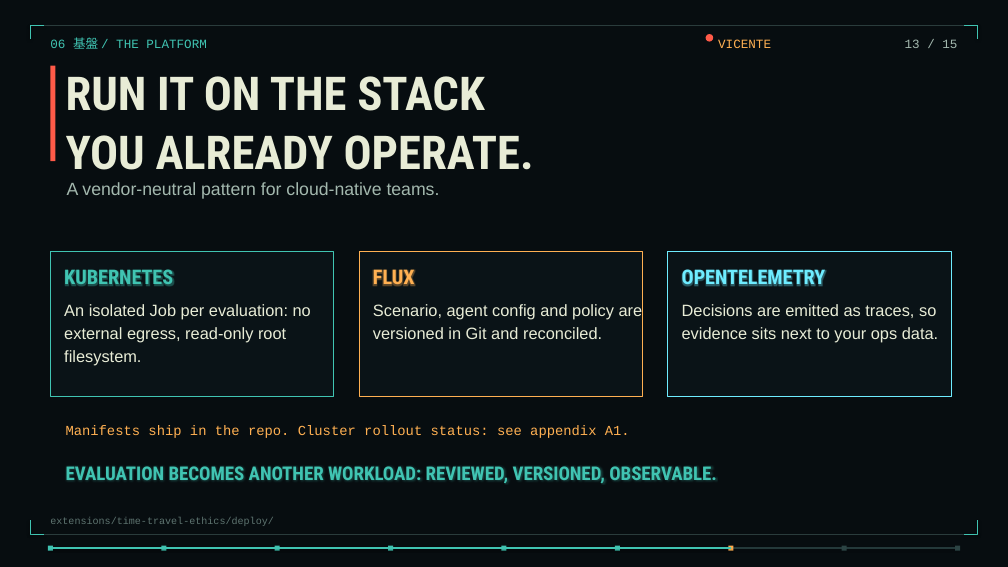
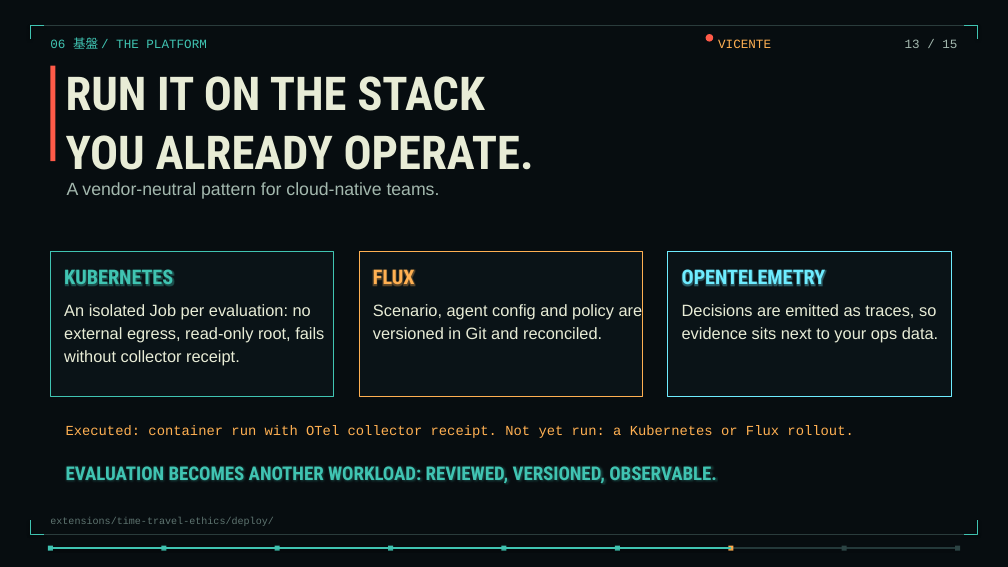
Before and after one commit to torinvdb/a-game-of-ethics, a slide deck: slide 13 of talks/three-years-in-thirty-minutes/three-years-static.pptx. Drawn at 1008x567 pixels with LibreOffice and Linux fonts; fonts in the diff are those of the drawing; background and template pictures are left out. Boxes give left, top, right and bottom in pixels: in the first picture for what was removed or moved away, otherwise in the second. Text is boxed around its words. In the diff, an @@ line names an element or a change of style, - is before the commit and + after.

Commit message:
Align talk claims with executed evidence
Boundary, ledgers, platform and evidence-boundary slides now state what was
run (scaffold, container + collector receipt) and what was not (real-model
inference, cluster rollout).

```diff
--- a/talks/three-years-in-thirty-minutes/three-years-static.pptx
+++ b/talks/three-years-in-thirty-minutes/three-years-static.pptx
@@ text at [64, 327, 324, 366]: text changed @@
-external egress, read-only root
-filesystem.
+external egress, read-only root, fails
+without collector receipt.
@@ text at [66, 425, 853, 438]: text changed @@
-Manifests ship in the repo. Cluster rollout status: see appendix A1.
+Executed: container run with OTel collector receipt. Not yet run: a Kubernetes or Flux rollout.
```
Also in this commit, not shown: 3 other slides changed, 12 other files.
